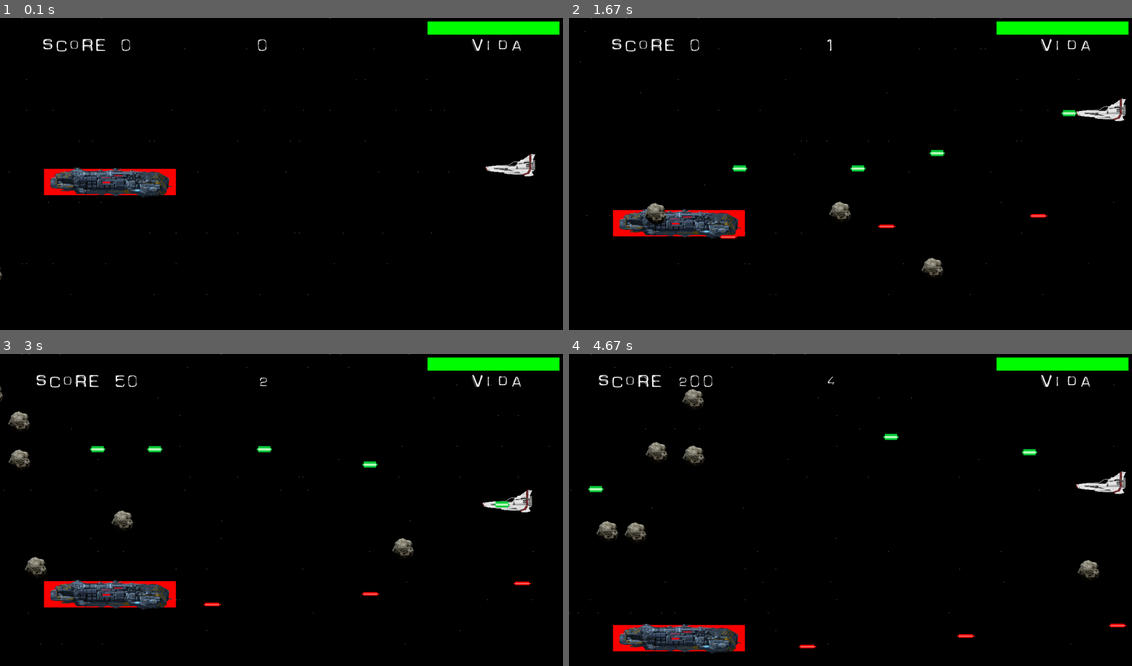
Above: before the commit, frames 1-4 (two rows, left to right).
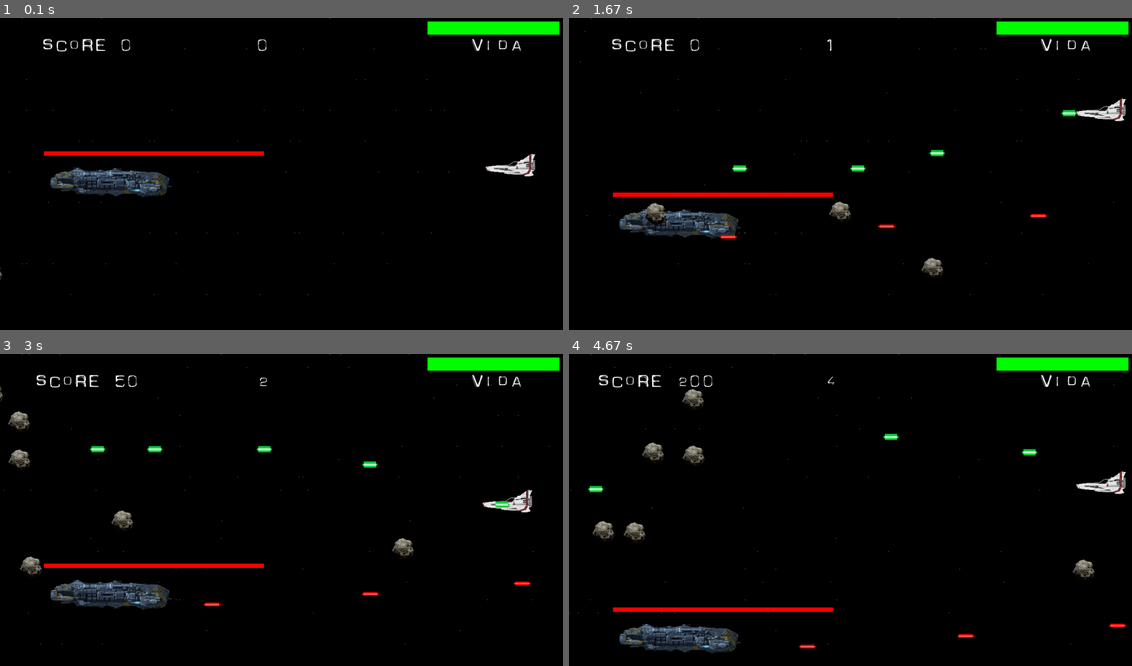
Above: after the commit, the same moments.

Repository: lucas22-f/Pygame-progra-labo1
Game: pygame game, started from game.py
Same seed, same stepped clock (60 frames per second), same inputs: the game is played once before the commit and once after it.
Inputs:
- Up to frame 1 (0.1 s): no input
- Up to frame 2 (1.67 s): tap Space at 0.33, 0.73, 1.03, 1.23, 1.57 s; hold Right 0.67-1.13 s; hold Up 1.17-1.47 s; hold Right from 1.5 s (still down)
- Up to frame 3 (3 s): tap Space at 1.87, 2.07, 2.37, 2.63, 2.97 s; release Right at 1.97 s; hold Left 2-2.53 s; hold Down 2.57-2.87 s; hold Left from 2.9 s (still down)
- Up to frame 4 (4.67 s): tap Space at 3.27, 3.4, 3.8, 4.1, 4.47 s; release Left at 3.3 s; hold Up 3.33-3.7 s; hold Right 3.73-4.37 s; hold Down from 4.4 s (still down)

The runs differ from the first frame. In frame 1, 1.3% of the frame differs, in the area x 7-47%, y 42-57%; in frame 2, 1.2%; in frame 3, 1.3%; in frame 4, 1.7%, in the area x 4-95%, y 28-96%.

Commit message:
casi-end

Diff:
--- a/Asteroide.py
+++ b/Asteroide.py
@@ -51,6 +51,7 @@
                     nave.nave_visible = False
                     nave.nave_vivo = False
                     nave.nave_vida = 0
+                    nave.col_rect.x = 1400
 
 
             if ast.asteroide_rect.x > 1230:
--- a/Disparo.py
+++ b/Disparo.py
@@ -12,6 +12,7 @@
         self.disparo_rect = self.imagen.get_rect()
         self.disparo_rect.y = y
         self.disparo_rect.x = x
+        self.disparo_e_rect = pygame.Rect(x+50,y+25,20,10)
         self.disparo_daño = 25
         self.enemy = enemy
         self.direccion = "izquierda"
@@ -19,8 +20,10 @@
     def mover(self):
         if self.enemy:
             self.disparo_rect.x += 15
+            self.disparo_e_rect.x += 15
         else:
              self.disparo_rect.x -= 15
+             self.disparo_e_rect.x -= 15
 
 
     def verificar_colision_asteroide(self, asteroide):
--- a/Enemy.py
+++ b/Enemy.py
@@ -1,4 +1,5 @@
 import random
+
 import pygame
 from Disparo import Disparo
 
@@ -9,33 +10,73 @@
         self.nave_rect = self.nave_imagen.get_rect()
         self.nave_rect.x = 100
         self.nave_rect.y = 300
-        self.col_rect =pygame.Rect(self.nave_rect.x, self.nave_rect.y+40,300,60)
+        self.col_rect =pygame.Rect(self.nave_rect.x+50, self.nave_rect.y+40,200,60)
         self.colision = False
         self.nave_visible = True
         self.nave_vivo = True
         self.nave_vida = 500
         self.direccion = "abajo"
         self.balas = []
+        self.velocidad = 1
+
 
 
     def actualizar_enemy(self,screen,nave):
-        pygame.draw.rect(screen,(255,0,0),self.col_rect)
-        screen.blit(self.nave_imagen,self.nave_rect)
+        if self.nave_vida > 0:
+            barra_vida = pygame.Surface((self.nave_vida,10))
+            barra_vida.fill("Red")
+            #pygame.draw.rect(screen,(255,0,0),self.col_rect)
+            screen.blit(barra_vida,self.nave_rect)
+            screen.blit(self.nave_imagen,self.nave_rect)
+        else:
+            self.nave_rect.y = 900
+            self.col_rect.y = 900
+            if nave.score > 2000 and nave.score <3000:
+                self.nave_vida = 500
+                self.nave_rect.y = 300
+                self.col_rect.y = 350
+                self.velocidad = 3
+            elif nave.score > 4700 and nave.score <5500:
+                self.nave_vida = 700
+                self.nave_rect.y = 300
+                self.col_rect.y = 350
+                self.velocidad = 5
+            elif nave.score > 7000:
+                self.nave_vida = 1000
+                self.nave_rect.y = 300
+                self.col_rect.y = 350
+                self.velocidad = 7
         self.mover_enemy()
-        cont = 0
+
         for i,e in enumerate(self.balas):
             e.mover()
             screen.blit(e.e_imagen,e.disparo_rect)
-            self.verificar_colision_bala_enemigo(nave,e)
+            #pygame.draw.rect(screen,"Green",nave.col_rect)
+            #pygame.draw.rect(screen,"White",e.disparo_e_rect)
+
+            if self.verificar_colision_bala_enemigo(nave,e):
+                nave.nave_vida-=20
+                if nave.nave_vida <=0:
+                    nave.nave_visible = False
+                    nave.nave_vivo = False
+                    nave.nave_vida = 0
+                    nave.col_rect.x = 1400
+                self.balas.pop(i)
             if e.disparo_rect.x > 1339  or e.disparo_rect.x < -10:
                     self.balas.pop(i)
                     #print(len(self.balas))
 
-    def verificar_colision_bala_enemigo(self,nave,bala):
-        if nave.col_rect.colliderect(bala.disparo_rect):
-            print("Choque salchicha")
+    def imprimir_enemigo(self,enemigos,screen,nave):
+        for enemigo in enemigos:
+            enemigo.actualizar_enemy(screen, nave)
 
 
+
+
+    def verificar_colision_bala_enemigo(self,nave,bala):
+        if nave.col_rect.colliderect(bala.disparo_e_rect):
+            return True
+        return False
 
     def disparar_enemy(self):
         bala = Disparo(self.nave_rect.centerx,self.nave_rect.centery,True)
@@ -44,13 +85,13 @@
     def mover_enemy(self):
         if self.direccion == "abajo":
             if self.nave_rect.y < 600:
-                self.nave_rect.y+=1
-                self.col_rect.y+=1
+                self.nave_rect.y+=self.velocidad
+                self.col_rect.y+=self.velocidad
             else:
                 self.direccion = "arriba"
         elif  self.direccion == "arriba":
             if self.nave_rect.y > 0:
-                self.nave_rect.y-=1
-                self.col_rect.y-=1
+                self.nave_rect.y-=self.velocidad
+                self.col_rect.y-=self.velocidad
             else:
                 self.direccion = "abajo"
--- a/Nave.py
+++ b/Nave.py
@@ -2,7 +2,8 @@
 import pygame
 from Disparo import Disparo
 from Asteroide import Asteroide
-
+pygame.mixer.init()
+sound = pygame.mixer.Sound("disp.mp3")
 class Nave:
     def __init__(self) -> None:
         self.nave_imagen = pygame.image.load("./imagenes/nave.png")
@@ -10,7 +11,7 @@
         self.nave_rect = self.nave_imagen.get_rect()
         self.nave_rect.x = 1100
         self.nave_rect.y = 300
-        self.col_rect =pygame.Rect(1050+120/2,300+20,100,30)
+        self.col_rect =pygame.Rect(1050+60,300+20,100,40)
         self.colision = False
         self.nave_visible = True
         self.nave_vivo = True
@@ -18,19 +19,36 @@
         self.balas = []
         self.score = 0
 
-    def actualizar(self,screen):
+
+    def actualizar(self,screen,enemigo):
+
             if self.nave_visible:
                 screen.blit(self.nave_imagen,self.nave_rect)
             for i,balas in enumerate(self.balas):
                 balas.mover()
+                #pygame.draw.rect(screen,"White",balas.disparo_rect)
                 screen.blit(balas.imagen, balas.disparo_rect)
+
+                if self.verificar_colision_nave_enemigo(balas,enemigo):
+                    enemigo.nave_vida-=30
+                    balas.disparo_rect.x = 1400
+                    if enemigo.nave_vida <=0:
+                         self.score+=300
+
+                    #print("colisiono")
+                    #print(enemigo.nave_vida)
+
+
                 if balas.disparo_rect.x < -10 or balas.disparo_rect.x > 1330:
                     self.balas.pop(i)
 
     def disparar(self):
+
         if self.nave_vivo:
             bala = Disparo(self.nave_rect.centerx,self.nave_rect.centery,False)
             self.balas.append(bala)
+            sound.play()
+
 
     def actualizar_vida(self):
         barra_vida = pygame.Surface((self.nave_vida,30))
@@ -50,6 +68,11 @@
                     bala.disparo_rect.x = 1400
                     self.actualizar_score()
 
+    def verificar_colision_nave_enemigo(self,bala,enemigo):
+        if enemigo.col_rect.colliderect(bala.disparo_rect):
+            return True
+        return False
+
     def actualizar_movimientoY(self,mov_y):
          new_y = self.col_rect.y+ mov_y
          if new_y > 90 and new_y < 650:
--- a/game.py
+++ b/game.py
@@ -16,7 +16,11 @@
     pygame.init()
     screen = pygame.display.set_mode([1280,720])
     pygame.display.set_caption("My game","jueguito")
-
+    pygame.mixer.init()
+    sonido = pygame.mixer.Sound("fondo.mp3")
+    sonido.set_volume(0.15)
+    sonido2 = pygame.mixer.Sound("music.mp3")
+    sonido2.set_volume(0.15)
     #TIMER
     tick = pygame.USEREVENT + 0
     pygame.time.set_timer(tick,400)
@@ -41,6 +45,7 @@
 
     #Enemigo
     enemy = Enemy()
+    sonido2.play(1)
     while(ventana):
 
         RELOJ.tick(60)
@@ -61,6 +66,7 @@
             if event.type == pygame.USEREVENT:
                 if event.type == tick:
                     enemy.disparar_enemy()
+                    #enemy.respawn_nave_enemiga()
             if event.type == pygame.KEYDOWN:
                 if event.key == pygame.K_SPACE:
                     Nave.disparar(nave)
@@ -68,13 +74,15 @@
 
         screen.fill("Black")
 
+        sonido.play(1)
+
 
         Asteroide.actualizar(lista_ast)
         Fondo.actualizar_particulas(lista_particulas)
         barra_vida = nave.actualizar_vida()
         Fondo.dibujar_particulas(lista_particulas,screen)
-        Nave.actualizar(nave,screen)
         Nave.verificar_colision_bala(nave,lista_ast)
+        Nave.actualizar(nave,screen,enemy)
         Enemy.actualizar_enemy(enemy,screen,nave)
         if nave.nave_vida > 0:
             Asteroide.verificar_colision(lista_ast,lista_colisionados,nave)
Not shown, added: disp.mp3
Not shown, added: fondo.mp3
Not shown, added: music.mp3
